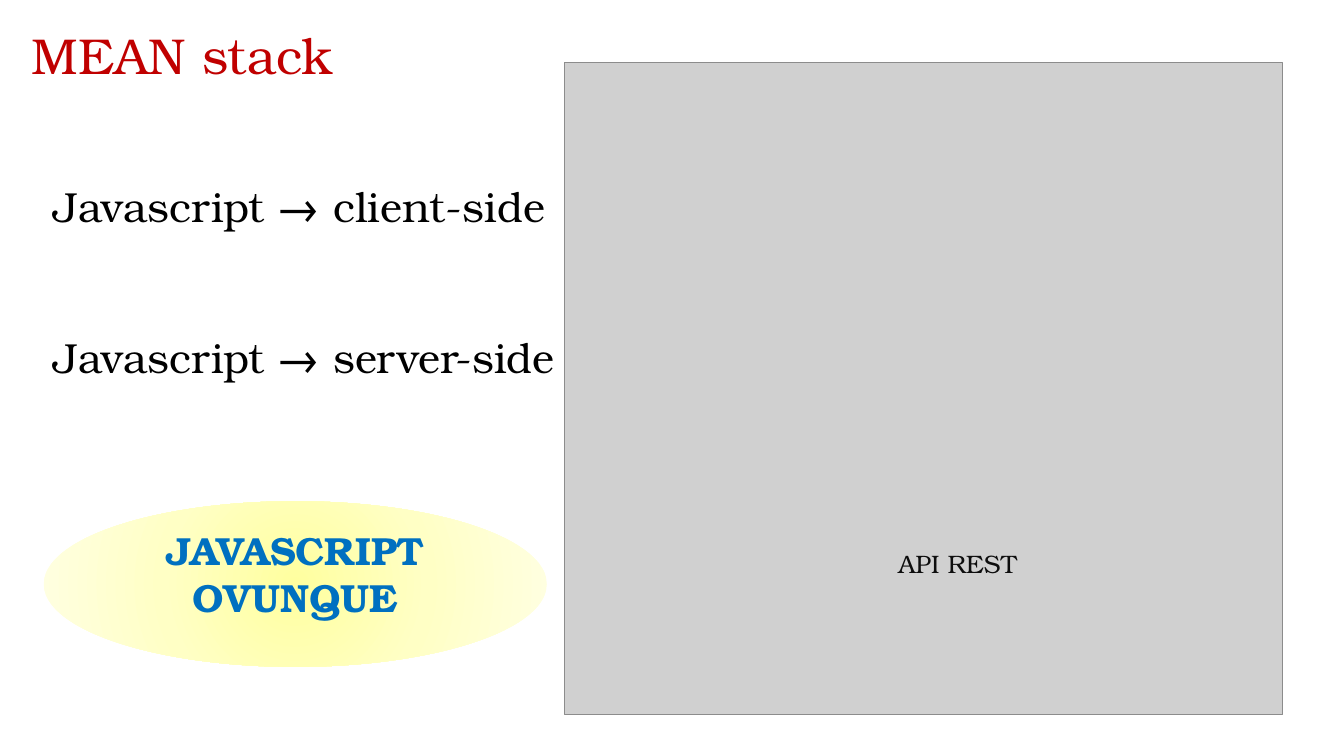
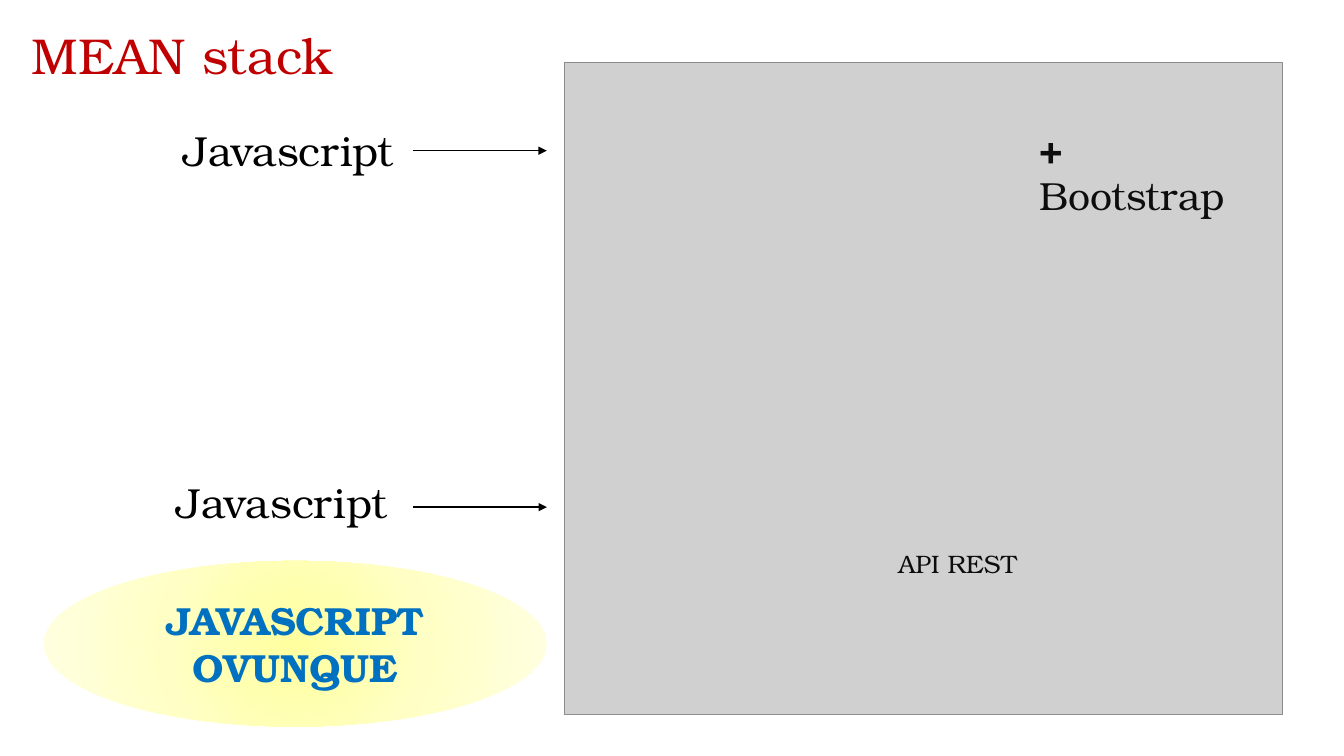
Before and after one commit to federicoScremin/Progetto, a slide deck: slide 2 of Presentazione Progetto Zero12.pptx. Drawn at 1344x756 pixels with LibreOffice and Linux fonts; fonts in the diff are those of the drawing; grey boxes stand for pictures. Boxes give left, top, right and bottom in pixels: in the first picture for what was removed or moved away, otherwise in the second. Text is boxed around its words. In the diff, an @@ line names an element or a change of style, - is before the commit and + after.

```diff
--- a/Presentazione Progetto Zero12.pptx
+++ b/Presentazione Progetto Zero12.pptx
@@ text at box(176, 137, 394, 528): text changed @@
-Javascript → client-side
-Javascript → server-side
+Javascript
+Javascript
@@ arrow added from (413, 151) to (546, 151), #000000 1 pt @@
@@ text added at box(1039, 183, 1225, 219), 28 pt, text #0D0D0D @@
++ Bootstrap
@@ arrow added from (413, 507) to (547, 507), #000000 1 pt @@
@@ ellipse: place and size @@
-ellipse at box(43, 501, 546, 666)
+ellipse at box(43, 561, 546, 726)
@@ text "JAVASCRIPT": place and size @@
-text "JAVASCRIPT" at box(166, 537, 424, 621)
+text "JAVASCRIPT" at box(166, 607, 424, 691)
```
Also in this commit, not shown: 3 slides added.
